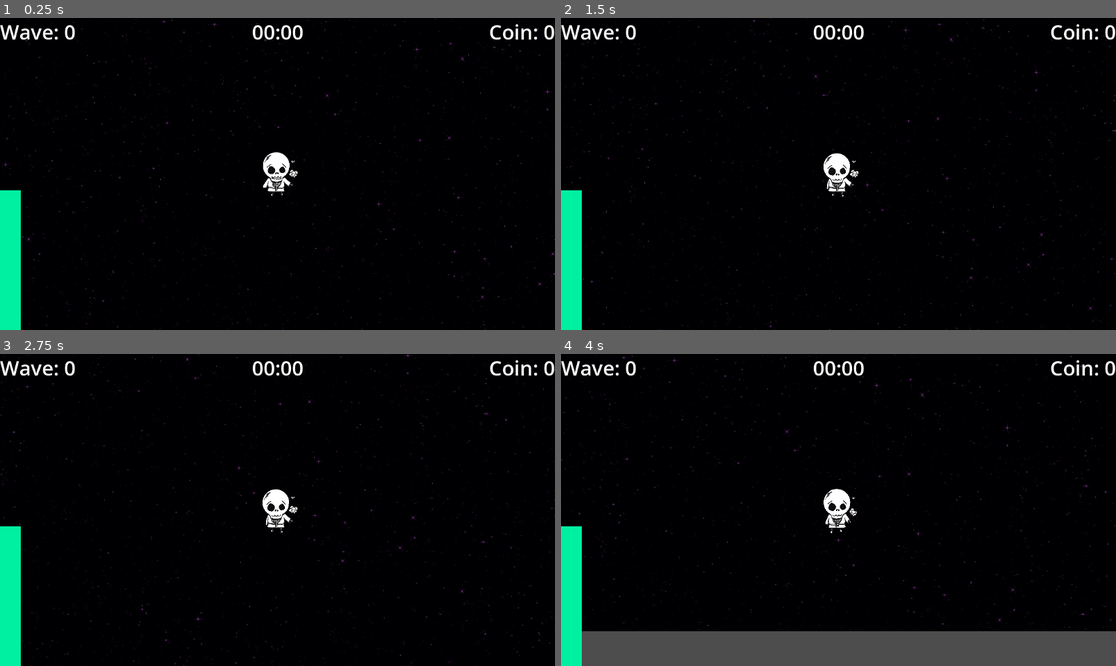
Above: before the commit, frames 1-4 (two rows, left to right).
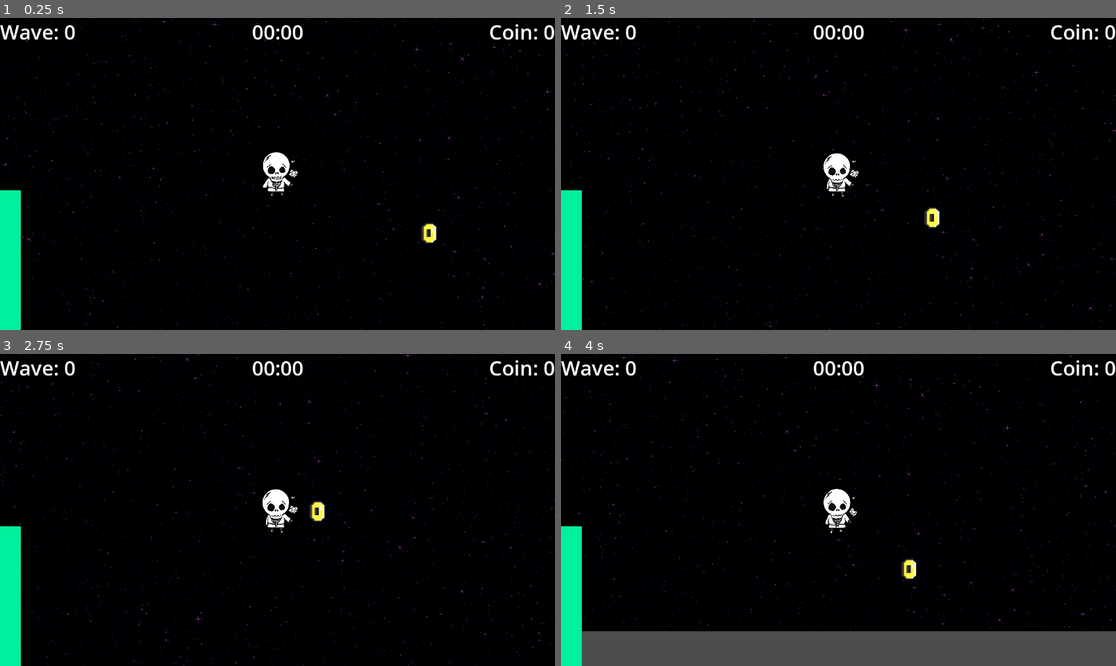
Above: after the commit, the same moments.

Repository: PoloLoveTaco/One-Month-Game-Jam
Game: Godot game, scene res://Scenes/test.tscn
The game is run twice, just before and just after one commit, with the same random seed, the same clock (stepped at 60 frames per second) and the same inputs.
Inputs:
- Up to frame 1 (0.25 s): no input
- Up to frame 2 (1.5 s): hold Right (right) 0.53-1.28 s; hold Down (down) from 1.28 s (still down)
- Up to frame 3 (2.75 s): release Down (down) at 2.03 s; hold Right (right) from 2.03 s (still down)
- Up to frame 4 (4 s): release Right (right) at 2.78 s; hold Up (up) 2.78-3.53 s; hold Left (left) from 3.53 s (still down)

The runs differ from the first frame. In frame 1, 0.4% of the frame differs, in the area x 0-100%, y 0-100%; in frame 2, 0.4%; in frame 3, 0.3%; in frame 4, 0.3%.

Commit message:
[ADD] update pour coin

Diff:
--- /dev/null
+++ b/Scenes/coin.tscn
@@ -0,0 +1,20 @@
+[gd_scene load_steps=4 format=3 uid="uid://d0vg41bhp8vky"]
+
+[ext_resource type="Texture2D" uid="uid://fwurp47bgqcb" path="res://Assets/coin.png" id="1_2qo34"]
+[ext_resource type="Script" uid="uid://d1f6a03b20lor" path="res://Scripts/coin.gd" id="1_jgi06"]
+
+[sub_resource type="RectangleShape2D" id="RectangleShape2D_2qo34"]
+size = Vector2(82, 110)
+
+[node name="Coin" type="Area2D"]
+script = ExtResource("1_jgi06")
+
+[node name="CollisionShape2D" type="CollisionShape2D" parent="."]
+shape = SubResource("RectangleShape2D_2qo34")
+
+[node name="Sprite2D" type="Sprite2D" parent="."]
+position = Vector2(3.8146973e-06, -3.8146973e-06)
+scale = Vector2(6.874999, 6.874999)
+texture = ExtResource("1_2qo34")
+
+[connection signal="body_entered" from="." to="." method="_on_body_entered"]
--- a/Scenes/player.tscn
+++ b/Scenes/player.tscn
@@ -32,7 +32,7 @@
 }]
 
 [sub_resource type="RectangleShape2D" id="RectangleShape2D_cvnsp"]
-size = Vector2(128, 128)
+size = Vector2(158, 130)
 
 [sub_resource type="StyleBoxFlat" id="StyleBoxFlat_fkybt"]
 content_margin_left = 2.0
@@ -58,6 +58,7 @@
 sprite_frames = SubResource("SpriteFrames_3smsa")
 
 [node name="CollisionShape2D" type="CollisionShape2D" parent="."]
+position = Vector2(-1, 50)
 shape = SubResource("RectangleShape2D_cvnsp")
 
 [node name="Camera2D" type="Camera2D" parent="."]
--- a/Scenes/test.tscn
+++ b/Scenes/test.tscn
@@ -1,8 +1,9 @@
-[gd_scene load_steps=4 format=3 uid="uid://c8ka3e4k8j8dr"]
+[gd_scene load_steps=5 format=3 uid="uid://c8ka3e4k8j8dr"]
 
 [ext_resource type="PackedScene" uid="uid://l88vdhebidxd" path="res://Scenes/player.tscn" id="1_lc1oi"]
 [ext_resource type="Texture2D" uid="uid://bu5rp4xe3150u" path="res://Assets/Space Background.png" id="2_8od7v"]
 [ext_resource type="Script" uid="uid://cgrglx6omcw3c" path="res://Scripts/parallax.gd" id="2_qc4db"]
+[ext_resource type="PackedScene" uid="uid://d0vg41bhp8vky" path="res://Scenes/coin.tscn" id="4_ys1qc"]
 
 [node name="Test" type="Node2D"]
 
@@ -18,3 +19,6 @@
 modulate = Color(0.41960785, 0.41960785, 0.41960785, 1)
 scale = Vector2(2, 2)
 texture = ExtResource("2_8od7v")
+
+[node name="Coin" parent="." instance=ExtResource("4_ys1qc")]
+position = Vector2(787, 307)
--- /dev/null
+++ b/Scripts/coin.gd
@@ -0,0 +1,6 @@
+extends Area2D
+
+func _on_body_entered(body: Node2D) -> void:
+	if body.is_in_group("player"):
+		body.collect_coin()
+		queue_free()
--- a/Scripts/player.gd
+++ b/Scripts/player.gd
@@ -1,14 +1,21 @@
 extends CharacterBody2D
 
 @export var speed:float = 400
+
 @export var max_health: float = 100
 var health: float
+
+@export var max_coin: int = 999999
+@export var coin: int = 0
 
 @export var weapon_scenes: Array[PackedScene] = [null, null, null, null]
 var weapons: Array = []
 
 @onready var animated_sprite_2d: AnimatedSprite2D = $AnimatedSprite2D
 @onready var health_bar: ProgressBar = $CanvasLayer/HealthBar
+@onready var coin_count: Label = $CanvasLayer/CoinCount
+@onready var wave_count: Label = $CanvasLayer/WaveCount
+@onready var timer_label: Label = $CanvasLayer/TimerLabel
 
 func _ready() -> void:
 	health = max_health
@@ -16,6 +23,8 @@
 	health_bar.max_value = max_health
 	health_bar.value = health
 	update_life_bar_color()
+
+	update_coin_label()
 
 	for scene in weapon_scenes:
 		if scene == null:
@@ -60,3 +69,15 @@
 	health_bar.add_theme_stylebox_override("fill", fill)
 
 #endregion
+
+#region coin management
+
+func collect_coin():
+	if coin < max_coin:
+		coin = coin + 1
+		update_coin_label()
+
+func update_coin_label():
+	coin_count.text = "Coin: " + str(coin)
+
+#endregion
--- a/project.godot
+++ b/project.godot
@@ -45,3 +45,7 @@
 , Object(InputEventKey,"resource_local_to_scene":false,"resource_name":"","device":-1,"window_id":0,"alt_pressed":false …(183 unchanged characters)…
 ]
 }
+
+[rendering]
+
+textures/canvas_textures/default_texture_filter=0
Binary file added: Assets/coin.png
Not shown, added: Assets/coin.png.import
Not shown, added: Scripts/coin.gd.uid
